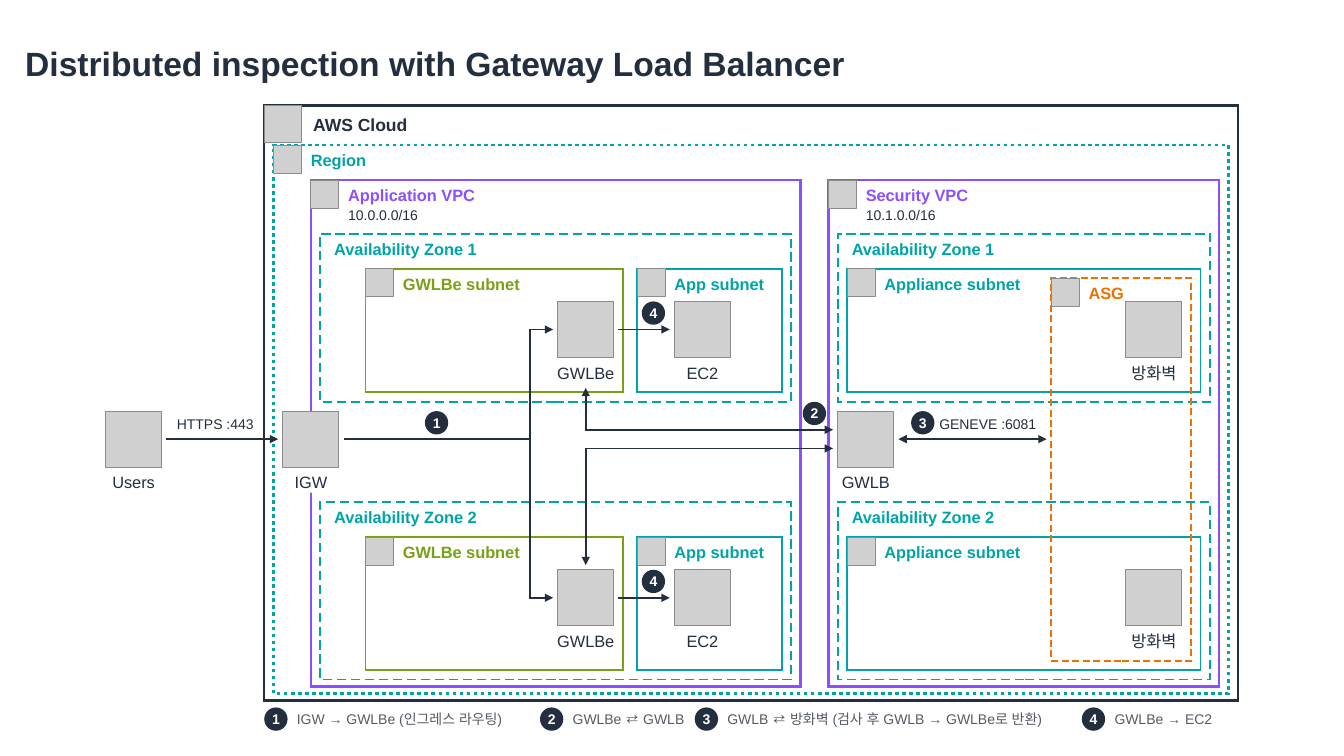
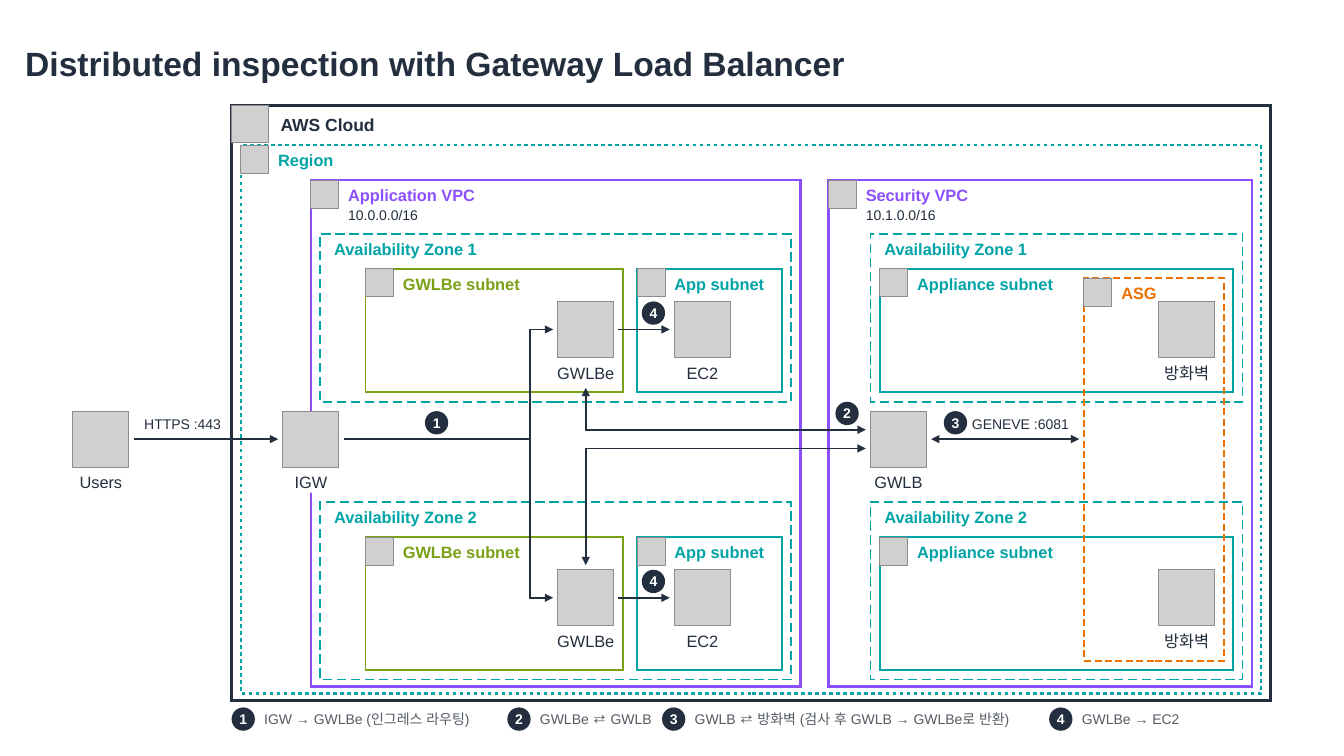
Before and after one commit to conft2k/skill-aws-arch-diagram, a slide deck: slide 3 of docs/examples/reference-architectures.pptx. Drawn at 1344x756 pixels with LibreOffice and Linux fonts; fonts in the diff are those of the drawing; grey boxes stand for pictures. Boxes give left, top, right and bottom in pixels: in the first picture for what was removed or moved away, otherwise in the second. Text is boxed around its words. In the diff, an @@ line names an element or a change of style, - is before the commit and + after.

```diff
--- a/docs/examples/reference-architectures.pptx
+++ b/docs/examples/reference-architectures.pptx
@@ rectangle resized from (x1=264, y1=106, x2=1238, y2=701) to (x1=232, y1=106, x2=1271, y2=701) @@
@@ rectangle resized from (x1=273, y1=145, x2=1228, y2=694) to (x1=241, y1=145, x2=1261, y2=694) @@
@@ rectangle resized from (x1=829, y1=180, x2=1220, y2=687) to (x1=829, y1=180, x2=1252, y2=687) @@
@@ 5 texts, 3 pictures, 1 rectangle moved together from (x1=842, y1=243, x2=1192, y2=661) to (x1=874, y1=243, x2=1224, y2=661) @@
@@ freeform shape resized from (x1=586, y1=388, x2=833, y2=431) to (x1=586, y1=388, x2=866, y2=431) @@
@@ arrow moved from (166, 440) - (278, 440) to (134, 440) - (278, 440) @@
@@ freeform shape resized from (x1=586, y1=449, x2=833, y2=566) to (x1=586, y1=449, x2=866, y2=566) @@
@@ 6 texts, 4 rectangles, 3 pictures, 2 ellipses, 1 double arrow moved together from (x1=803, y1=234, x2=1210, y2=680) to (x1=836, y1=234, x2=1243, y2=680) @@
@@ 10 texts, 2 ellipses, 1 picture moved together from (x1=106, y1=118, x2=1212, y2=731) to (x1=73, y1=118, x2=1179, y2=731) @@
@@ 2 pictures, 2 texts, 2 ellipses moved together from (x1=264, y1=106, x2=1105, y2=731) to (x1=232, y1=106, x2=1073, y2=731) @@
```
Also in this commit, not shown: 4 other files.
